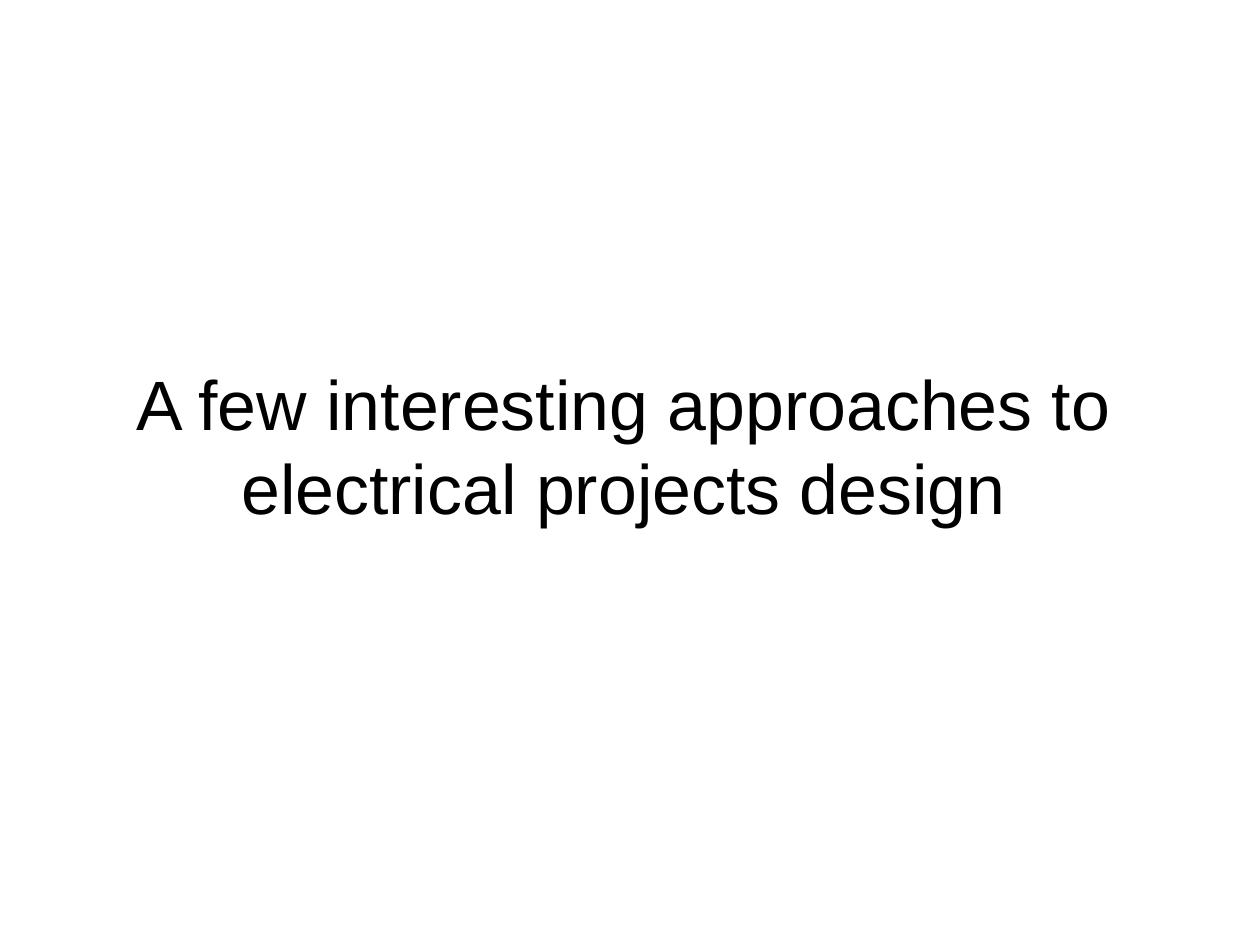
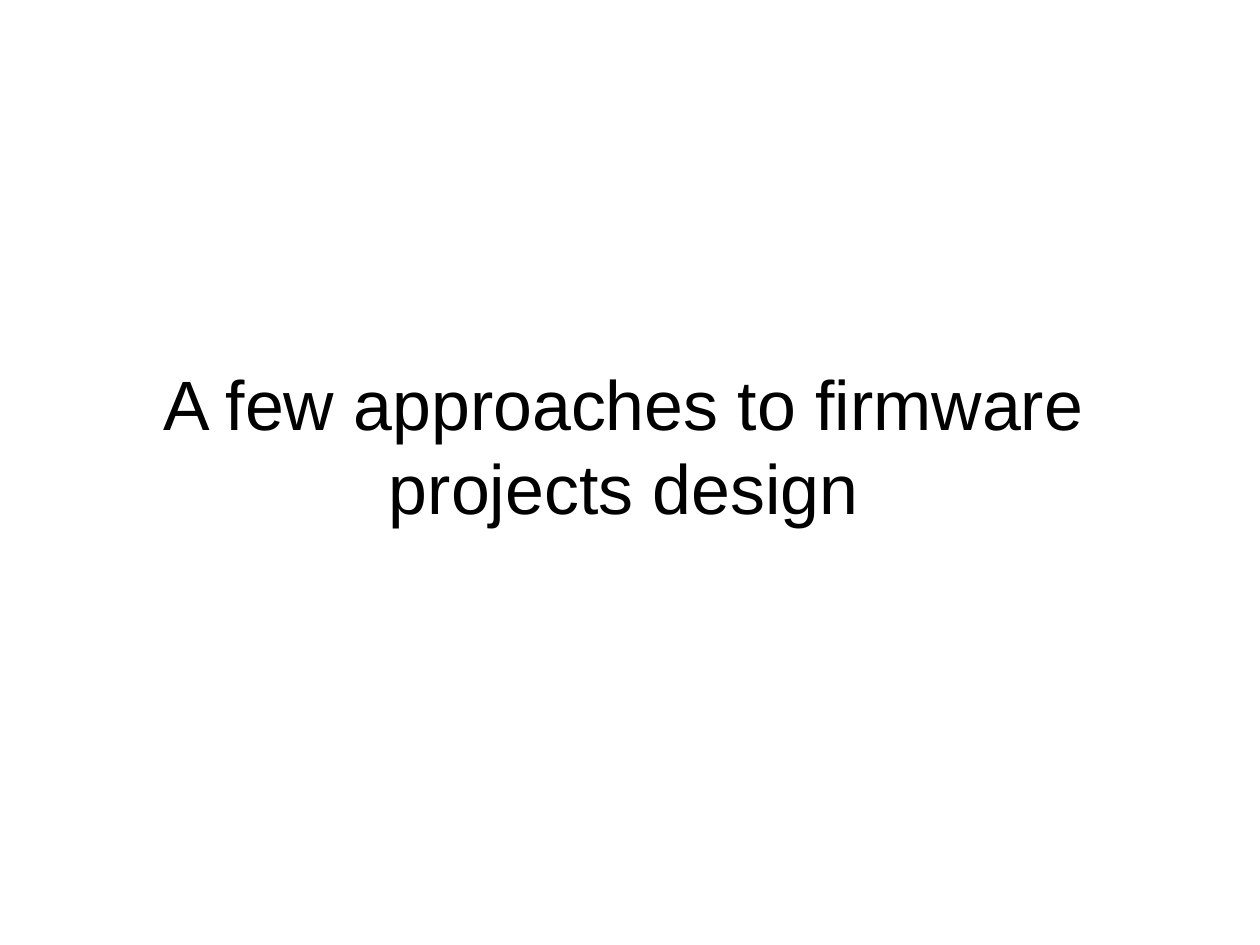
Before and after one commit to z80/mapper, a slide deck: slide 1 of docs/pres/pres.odp. Drawn at 1260x945 pixels with LibreOffice and Linux fonts; fonts in the diff are those of the drawing. Boxes give left, top, right and bottom in pixels: in the first picture for what was removed or moved away, otherwise in the second. Text is boxed around its words. In the diff, an @@ line names an element or a change of style, - is before the commit and + after.

```diff
--- a/docs/pres/pres.odp
+++ b/docs/pres/pres.odp
@@ title at (164, 379, 1083, 527): text changed @@
-A few interesting approaches to electrical projects design
+A few approaches to firmware projects design
```
Also in this commit, not shown: 1 other slide changed, 11 slides added, 4 other files.
